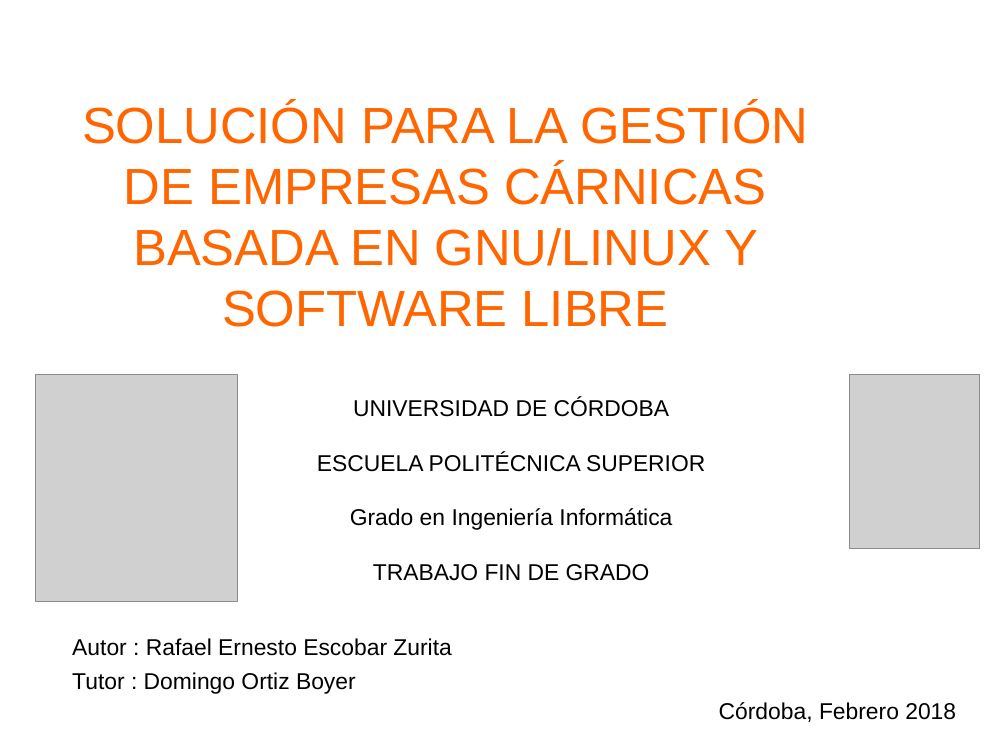
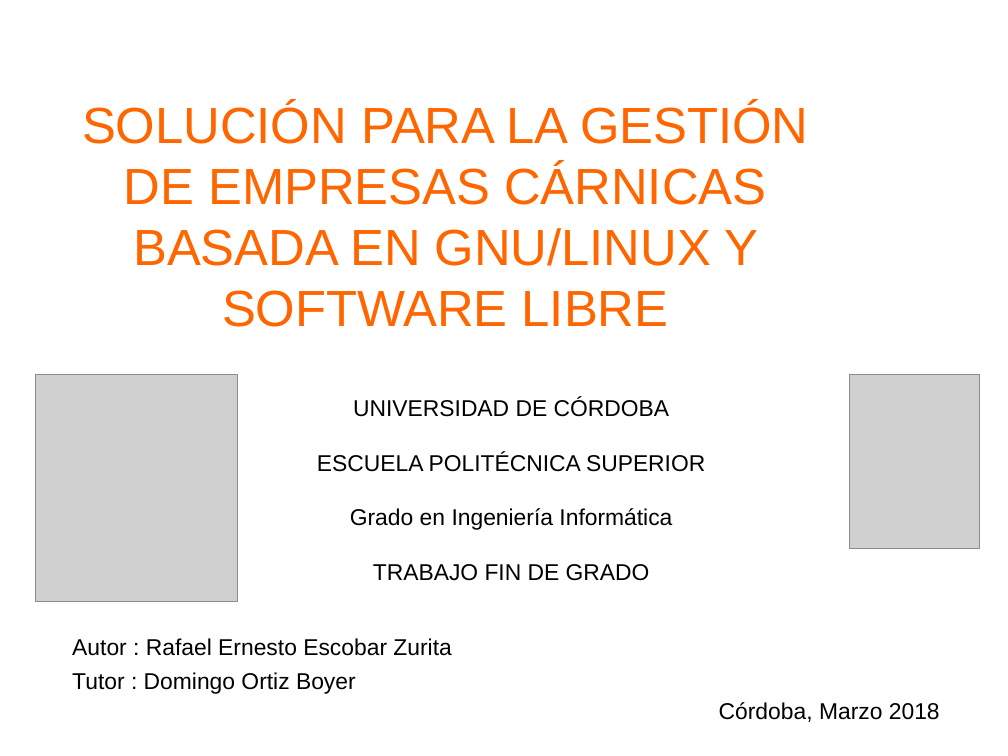
Before and after one commit to i52eszur/carneaerp, a slide deck: slide 1 of documentacion/presentacion/presentacion.odp. Drawn at 1008x756 pixels with LibreOffice and Linux fonts; fonts in the diff are those of the drawing; grey boxes stand for pictures; background and template pictures are left out. Boxes give left, top, right and bottom in pixels: in the first picture for what was removed or moved away, otherwise in the second. Text is boxed around its words. In the diff, an @@ line names an element or a change of style, - is before the commit and + after.

```diff
--- a/documentacion/presentacion/presentacion.odp
+++ b/documentacion/presentacion/presentacion.odp
@@ text at [719,702,940,722]: text changed @@
-Córdoba, Febrero 2018
+Córdoba, Marzo 2018
```
Also in this commit, not shown: 14 slides added, 3 slides removed, 5 other files.
